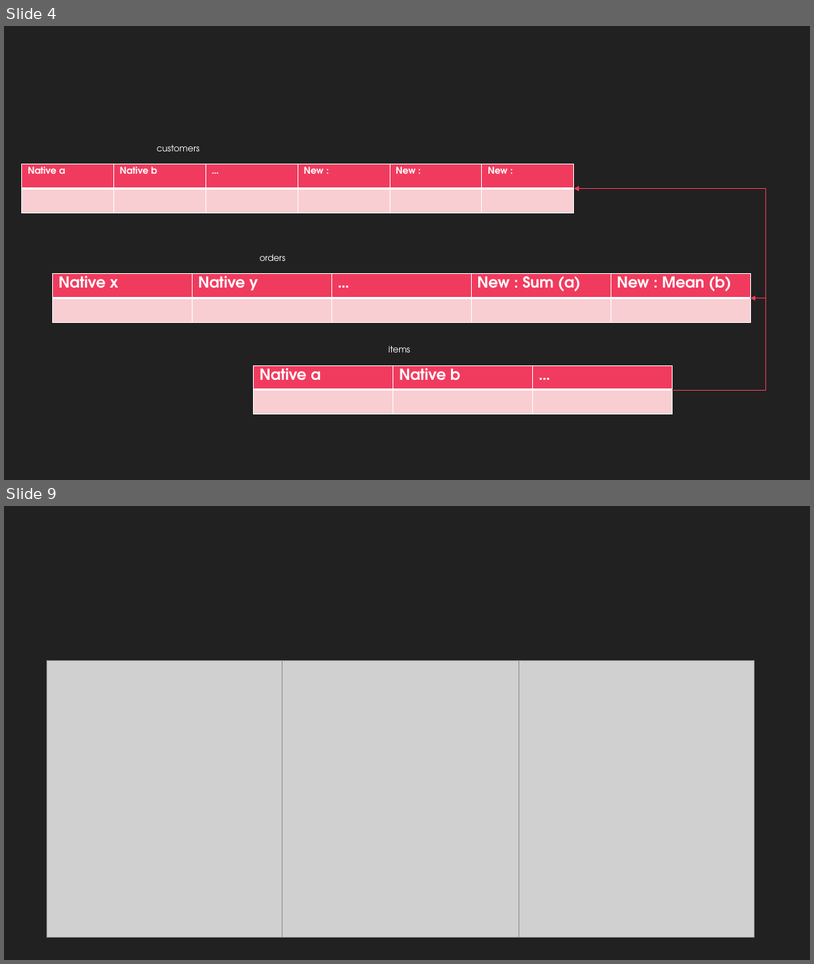
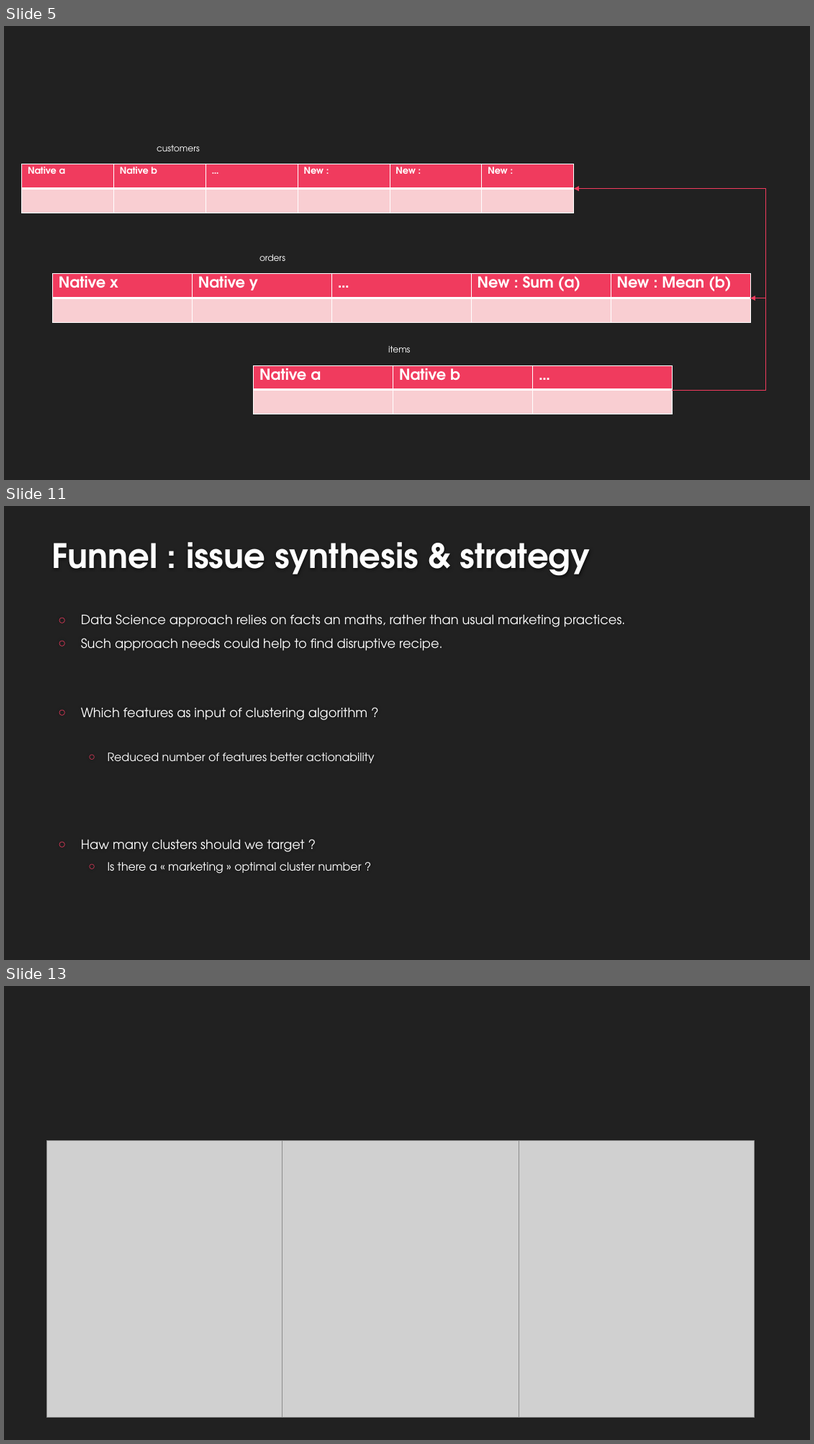
Before and after one commit to EtienneLardeur/P5_CustomerSegmentation, a slide deck: P5Olist_Présentation_initiale.pptx. Shown one above the other, each under a label of ours: slides 4 and 9 before the commit, slides 5, 11 and 13 after it; the slides between them are not shown. The pictures are 814x964 and 814x1444 pixels, drawn with LibreOffice and Linux fonts; fonts in the diff are those of the drawing; grey boxes stand for pictures; background and template pictures are left out. Boxes give left, top, right and bottom in pixels: in the first picture for what was removed or moved away, otherwise in the second. Text is boxed around its words. In the diff, an @@ line names an element or a change of style, - is before the commit and + after.

```diff
--- a/P5Olist_Présentation_initiale.pptx
+++ b/P5Olist_Présentation_initiale.pptx
@@ slide 11 added at (4, 506, 810, 960), background #212121 @@
@@ title added at (52, 542, 591, 576), 40 pt, text #FEFEFE, bold @@
+Funnel : issue synthesis & strategy
@@ text added at (81, 614, 626, 873), 15.3 pt, text #FFFFFF @@
+○ Data Science approach relies on facts an maths, rather than usual marketing practices.
+○ Such approach needs could help to find disruptive recipe.
+○ Which features as input of clustering algorithm ?
+  ○ Reduced number of features better actionability
+○ Haw many clusters should we target ?
+  ○ Is there a « marketing » optimal cluster number ?
@@ what was slide 4 is now slide 5 @@
@@ what was slide 9 is now slide 13 @@
```
Also in this commit, not shown: 5 slides changed, 4 other slides added.
